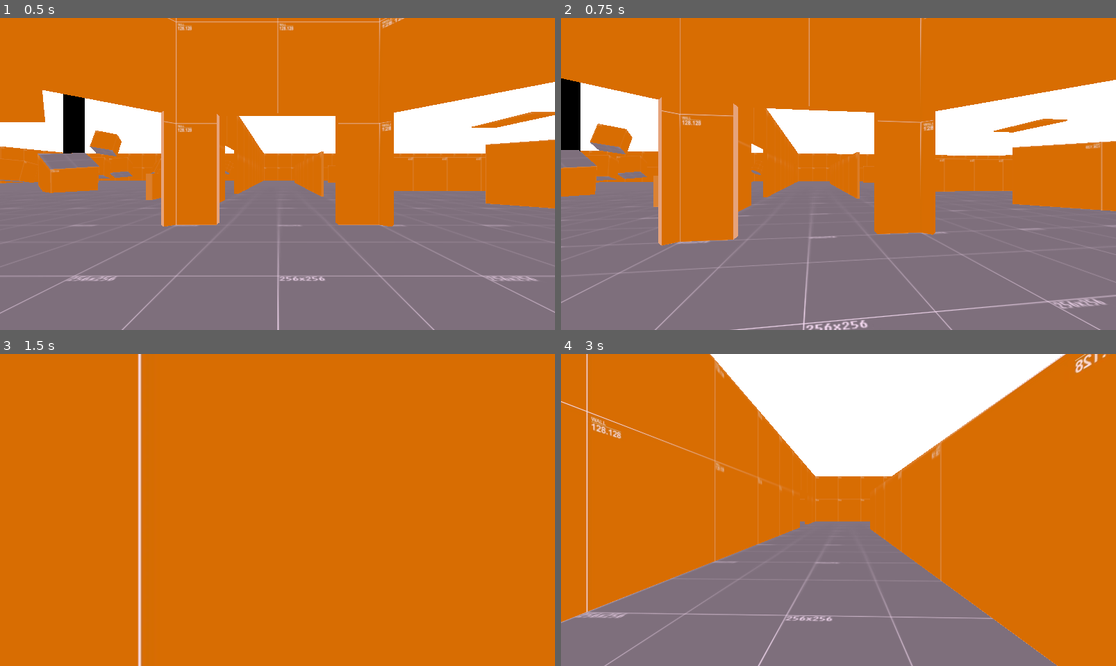
Above: before the commit, frames 1-4 (two rows, left to right).
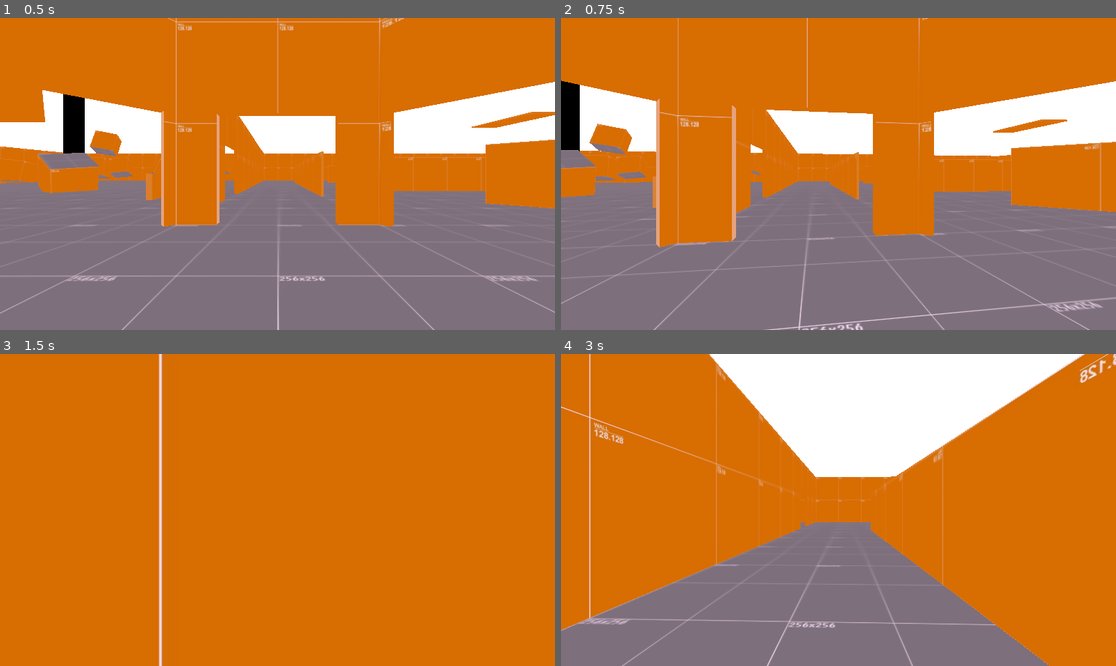
Above: after the commit, the same moments.

Repository: Liloslash/CocoonstrikeV2
Game: Godot game, scene res://world.tscn
Same seed, same stepped clock (60 frames per second), same inputs: the game is played once before the commit and once after it.
Inputs (mouse positions are in pixels of both pictures, inside the frame that each line leads up to):
- Up to frame 1 (0.5 s): no input
- Up to frame 2 (0.75 s): tap Enter at 0.5 s; move the mouse to (866, 174) at 0.52 s; hold W (up) from 0.53 s (still down)
- Up to frame 3 (1.5 s): keep holding W (up); tap Space (jump) at 0.77 s; move the mouse to (249, 510) at 1.27 s
- Up to frame 4 (3 s): keep holding W (up); tap Space (jump) at 1.52 s; move the mouse to (849, 503) at 2.02 s; move the mouse to (832, 516) at 2.77 s

Frame 1 is identical in both runs. In frame 2, 4.3% of the frame differs, in the area x 0-100%, y 0-100%; in frame 3, 1.8%; in frame 4, 5.4%.

Commit message:
Update head bob parameters for enhanced player movement realism

Diff:
--- a/Player/player.tscn
+++ b/Player/player.tscn
@@ -23,7 +23,8 @@
 acceleration_duration = 0.38
 freeze_duration_after_slam = 0.3
 min_time_before_slam = 0.4
-headbob_amplitude = 0.06
+headbob_amplitude = 0.09
+headbob_frequency = 6.0
 
 [node name="Camera3D" type="Camera3D" parent="."]
 script = SubResource("GDScript_l8h54")
